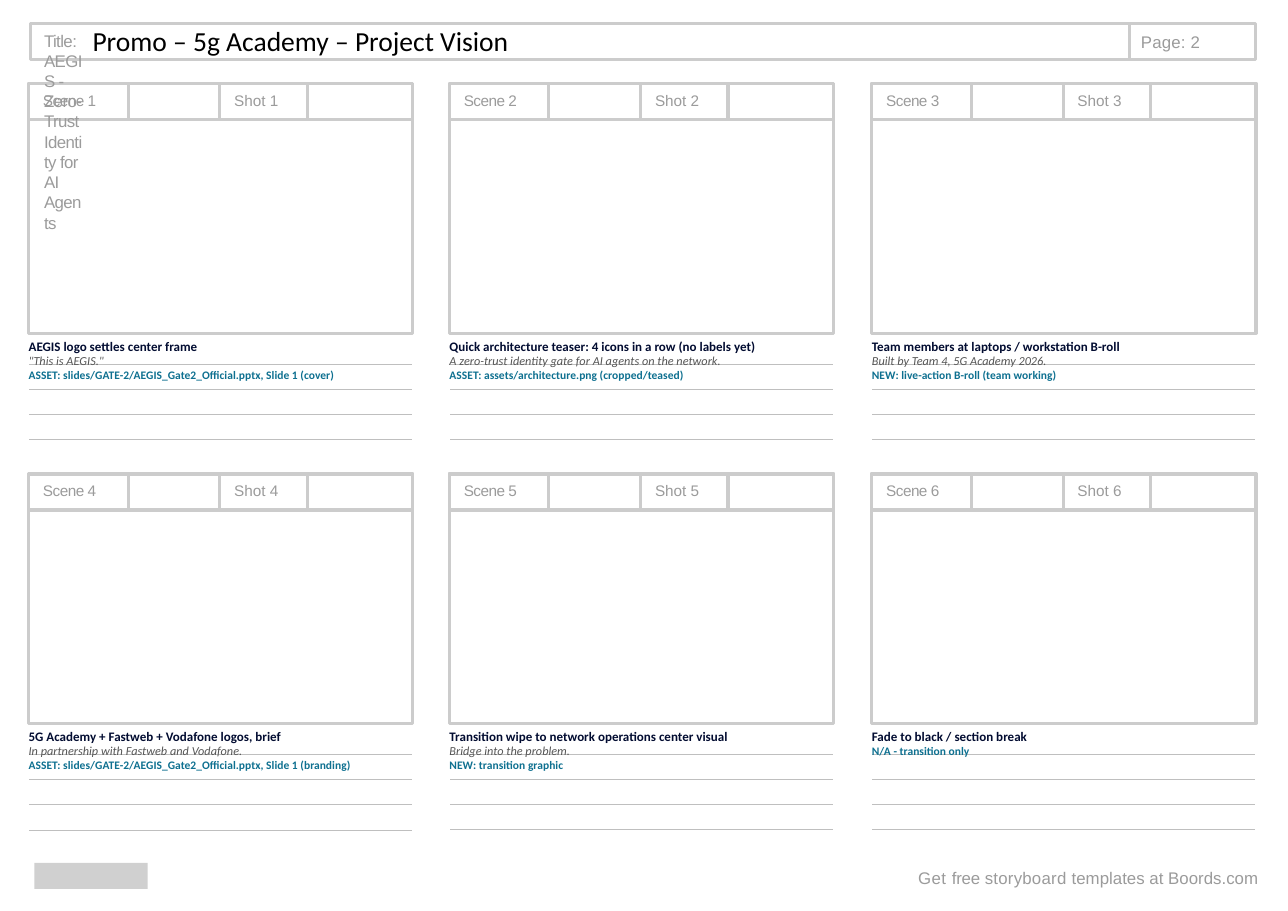
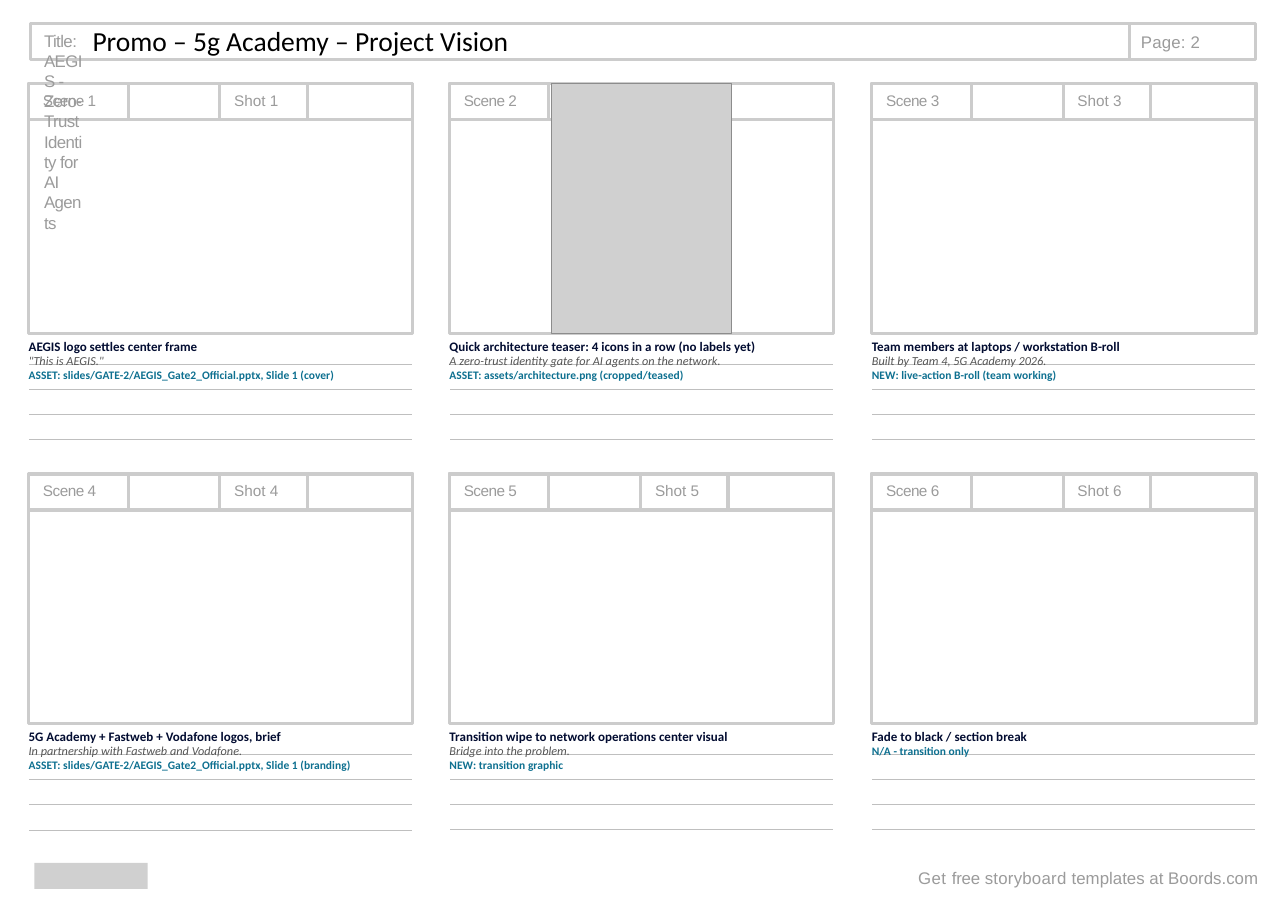
Before and after one commit to fauzan111/AEGIS, a slide deck: slide 2 of slides/GATE-3/AEGIS_Gate3_Storyboard.pptx. Drawn at 1288x911 pixels with LibreOffice and Linux fonts; fonts in the diff are those of the drawing; grey boxes stand for pictures. Boxes give left, top, right and bottom in pixels: in the first picture for what was removed or moved away, otherwise in the second. Text is boxed around its words. In the diff, an @@ line names an element or a change of style, - is before the commit and + after.

```diff
--- a/slides/GATE-3/AEGIS_Gate3_Storyboard.pptx
+++ b/slides/GATE-3/AEGIS_Gate3_Storyboard.pptx
@@ picture added at (552, 84, 732, 333) @@
@@ text in rectangle at (655, 95, 700, 106): text removed @@
-Shot 2
```
Also in this commit, not shown: 6 other slides changed, 1 other file.
